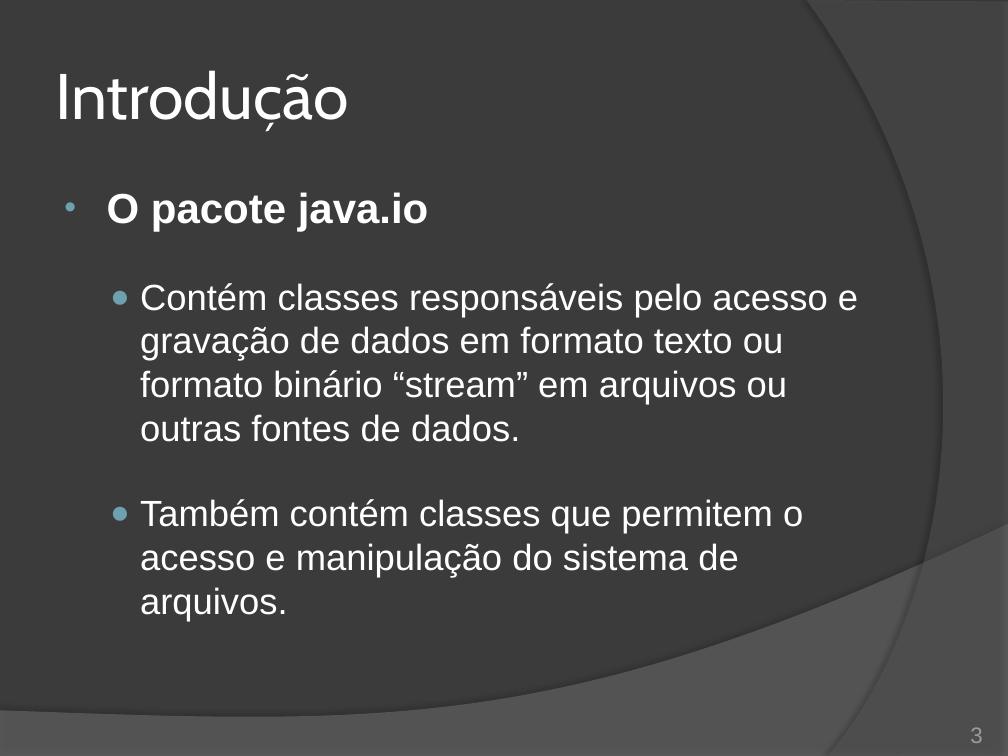
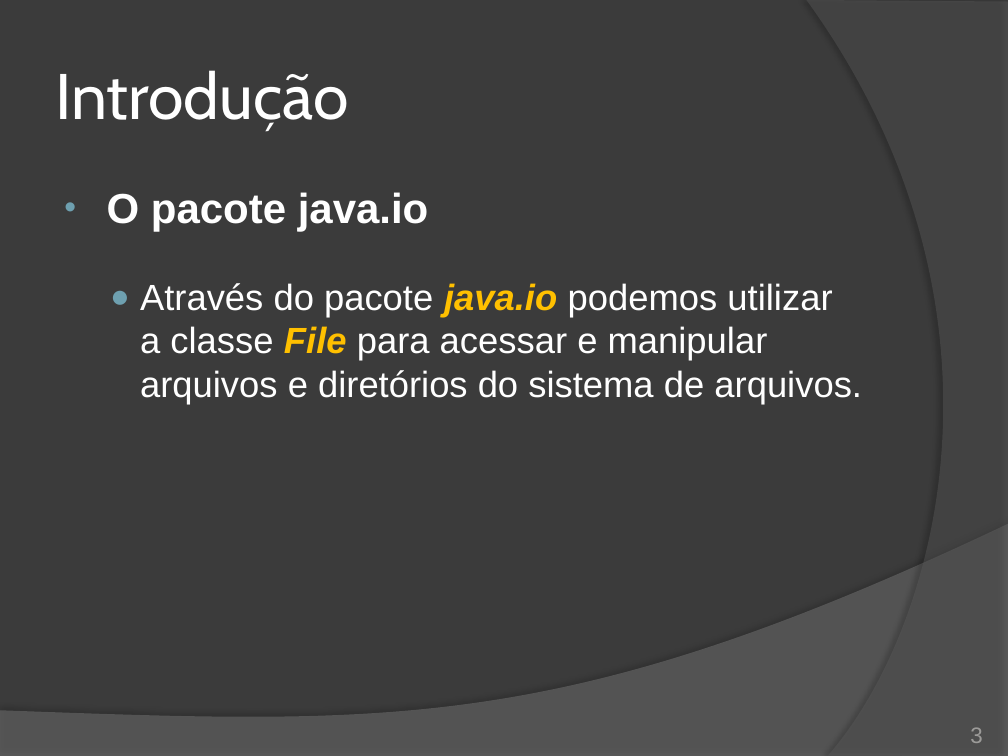
Before and after one commit to duchesqui/slzvieira-training, a slide deck: slide 3 of 2-Java-Programmer-Modulo-II/16.Capitulo10.pptx. Drawn at 1008x756 pixels with LibreOffice and Linux fonts; fonts in the diff are those of the drawing. Boxes give left, top, right and bottom in pixels: in the first picture for what was removed or moved away, otherwise in the second. Text is boxed around its words. In the diff, an @@ line names an element or a change of style, - is before the commit and + after.

Commit message:
Capítulo 10: Java IO. Separação do conteúdo em 3 slides.

```diff
--- a/2-Java-Programmer-Modulo-II/16.Capitulo10.pptx
+++ b/2-Java-Programmer-Modulo-II/16.Capitulo10.pptx
@@ text at (x1=140, y1=283, x2=862, y2=405): text changed @@
-  ● Contém classes responsáveis pelo acesso e gravação de dados em formato texto ou formato binário “stream” em arquivos ou outras fontes de dados.
-  ● Também contém classes que permitem o acesso e manipulação do sistema de arquivos.
+  ● Através do pacote java.io podemos utilizar a classe File para acessar e manipular arquivos e diretórios do sistema de arquivos.
```
Also in this commit, not shown: 3 other slides changed, 60 slides removed, 4 other files.
